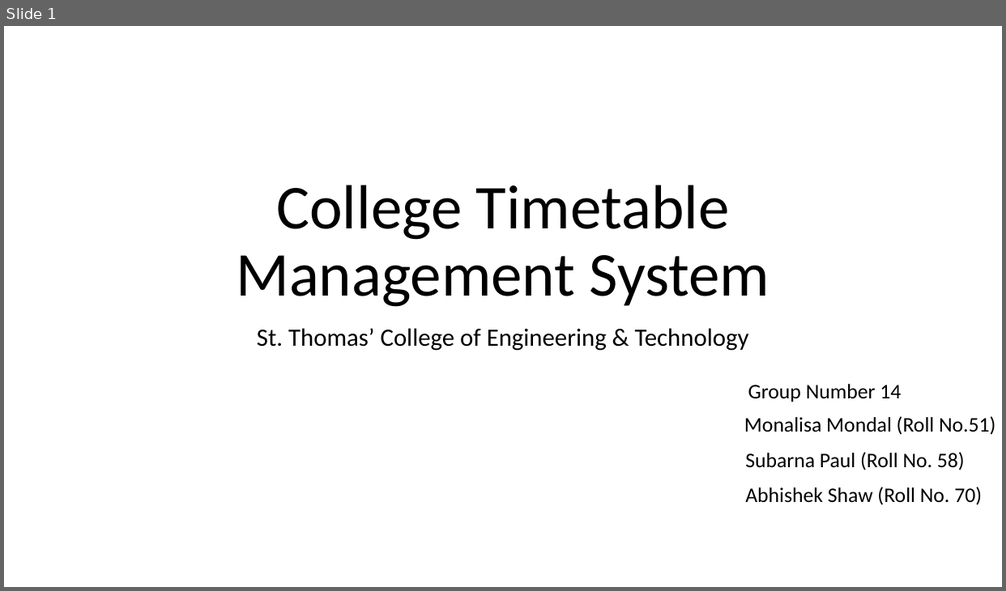
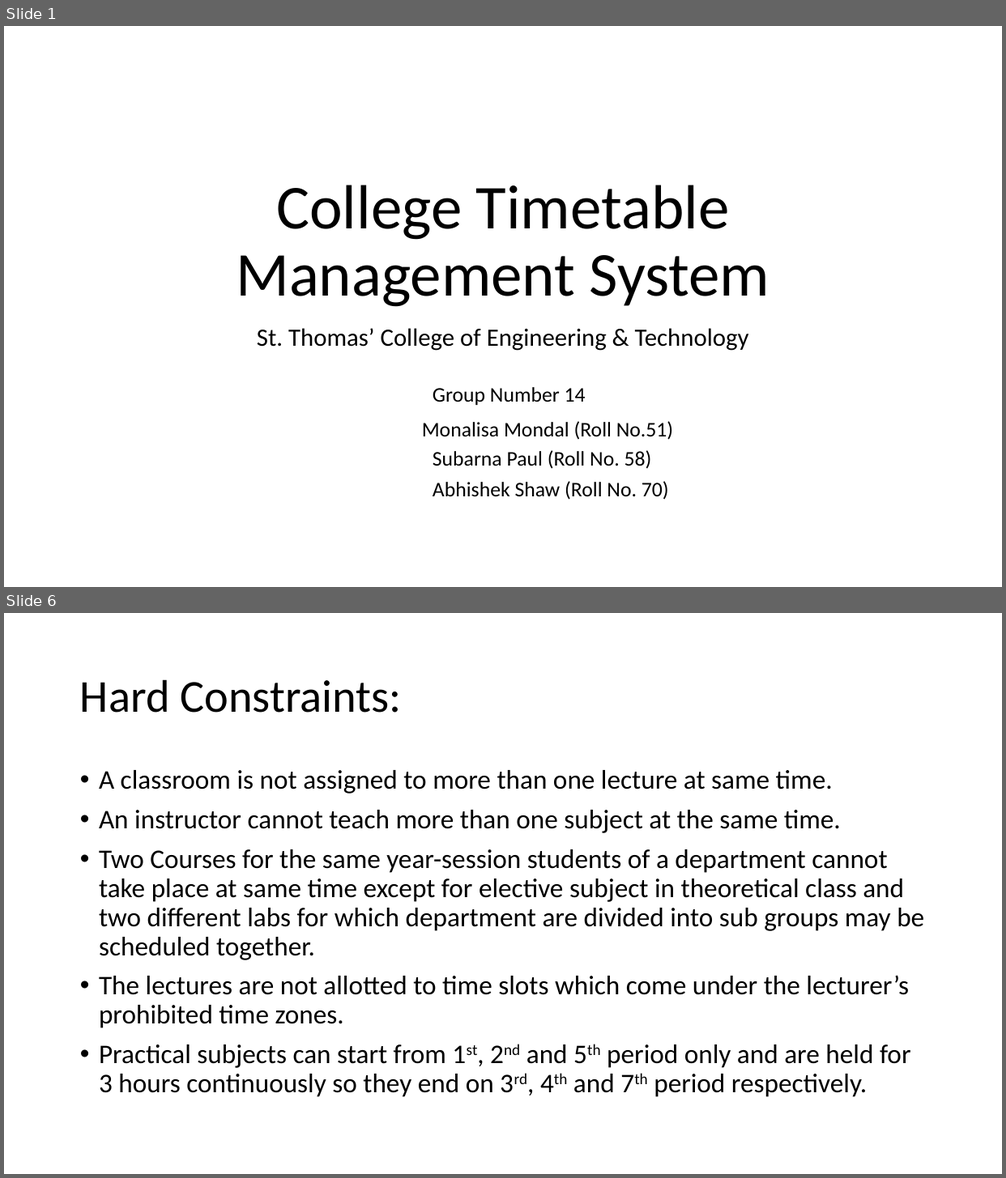
Before and after one commit to abhishekshaw21/Timetable, a slide deck: College Timetable Management System.pptx. Shown one above the other, each under a label of ours: slide 1 before the commit, slides 1 and 6 after it; the slides between them are not shown. The pictures are 1006x591 and 1006x1178 pixels, drawn with LibreOffice and Linux fonts; fonts in the diff are those of the drawing. Boxes give left, top, right and bottom in pixels: in the first picture for what was removed or moved away, otherwise in the second. Text is boxed around its words. In the diff, an @@ line names an element or a change of style, - is before the commit and + after.

```diff
--- a/College Timetable Management System.pptx
+++ b/College Timetable Management System.pptx
@@ slide 6 added at [4, 613, 1002, 1174], background #FFFFFF @@
@@ title added at [80, 679, 402, 713], 44 pt, text #000000 @@
+Hard Constraints:
@@ text added at [99, 770, 924, 1097], 25.9 pt, text #000000 @@
+• A classroom is not assigned to more than one lecture at same time.
+• An instructor cannot teach more than one subject at the same time.
+• Two Courses for the same year-session students of a department cannot take place at same time except for elective subject in theoretical class and two different labs for which department are divided into sub groups may be scheduled together.
+• The lectures are not allotted to time slots which come under the lecturer’s prohibited time zones.
+• Practical subjects can start from 1st, 2nd and 5th period only and are held for 3 hours continuously so they end on 3rd, 4th and 7th period respectively.
@@ slide 1 changed as well @@
@@ text "Group Number 14": place and size @@
-text "Group Number 14" at [748, 384, 901, 402]
+text "Group Number 14" at [432, 387, 586, 405]
@@ text "Monalisa Mondal (Roll No.51)": place and size @@
-text "Monalisa Mondal (Roll No.51)" at [744, 416, 995, 435]
+text "Monalisa Mondal (Roll No.51)" at [422, 421, 673, 440]
@@ text "Subarna Paul (Roll No. 58)": place and size @@
-text "Subarna Paul (Roll No. 58)" at [745, 452, 965, 471]
+text "Subarna Paul (Roll No. 58)" at [432, 450, 652, 469]
@@ text "Abhishek Shaw (Roll No. 70)": place and size @@
-text "Abhishek Shaw (Roll No. 70)" at [745, 487, 982, 506]
+text "Abhishek Shaw (Roll No. 70)" at [432, 481, 669, 500]
```
Also in this commit, not shown: 65 other slides added, 3 slides removed.
